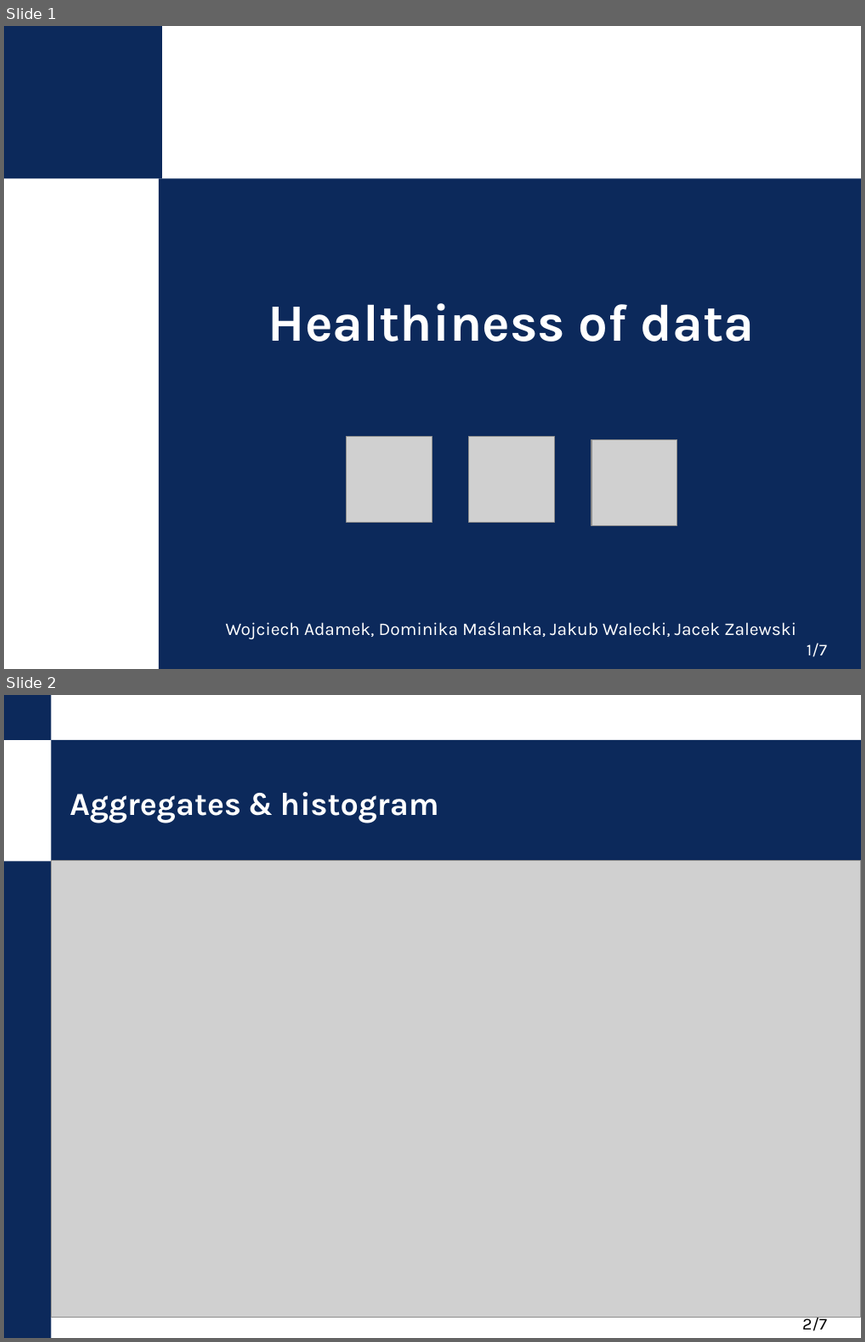
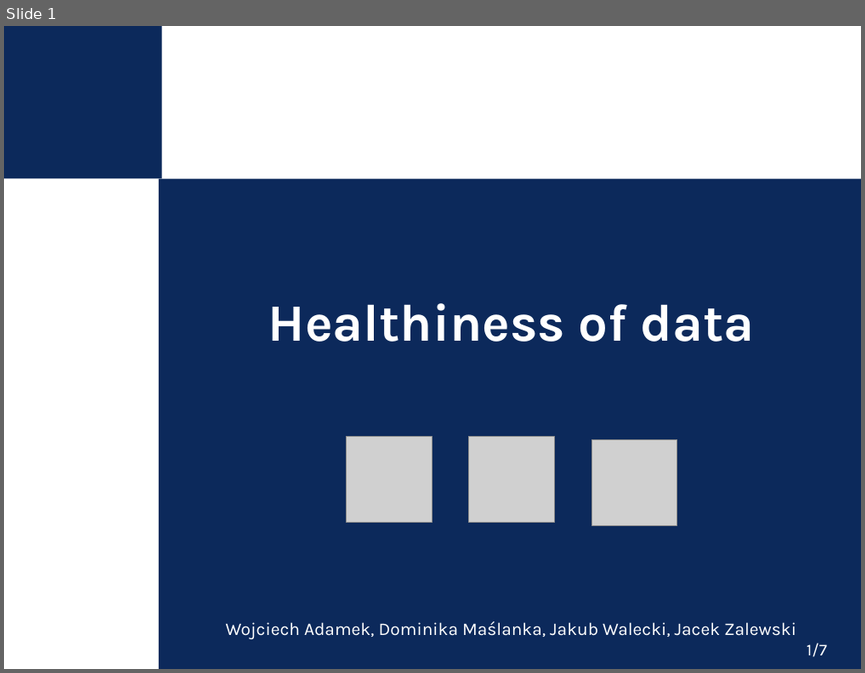
Before and after one commit to nokia-wroclaw/innovativeprojects-healthiness-of-data, a slide deck: KPZ_demo_prezentacja.pptx. Shown one above the other, each under a label of ours: slides 1 and 2 before the commit, slide 1 after it. The pictures are 865x1342 and 865x673 pixels, drawn with LibreOffice and Linux fonts; fonts in the diff are those of the drawing; grey boxes stand for pictures; background and template pictures are left out. Boxes give left, top, right and bottom in pixels: in the first picture for what was removed or moved away, otherwise in the second. Text is boxed around its words. In the diff, an @@ line names an element or a change of style, - is before the commit and + after.

```diff
--- a/KPZ_demo_prezentacja.pptx
+++ b/KPZ_demo_prezentacja.pptx
@@ slide 2 removed at [4,695,861,1338], background #FFFFFF @@
@@ rectangle removed at [4,695,51,740] @@
@@ rectangle removed at [51,740,861,862] @@
@@ title removed at [69,792,439,823] @@
-Aggregates & histogram
@@ rectangle removed at [4,862,51,1338] @@
@@ picture removed at [51,861,861,1316] @@
@@ page number removed at [802,1314,827,1331] @@
-2/7
```
Also in this commit, not shown: 1 other slide changed, 7 slides added, 4 other slides removed.
